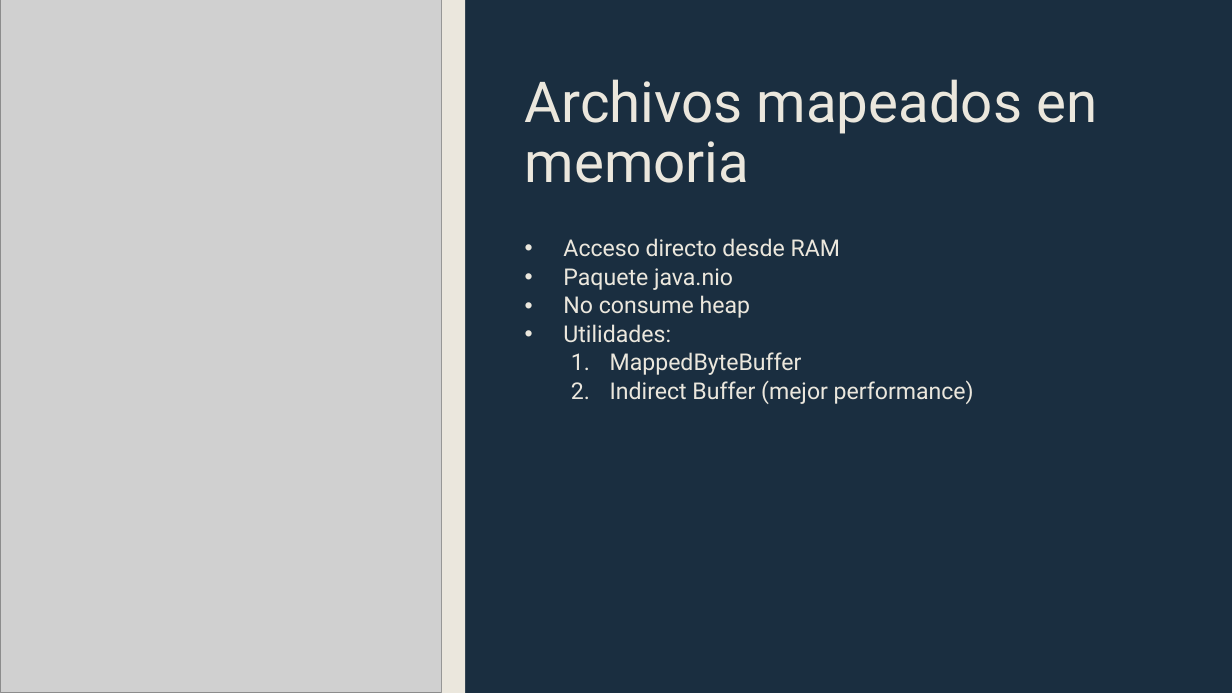
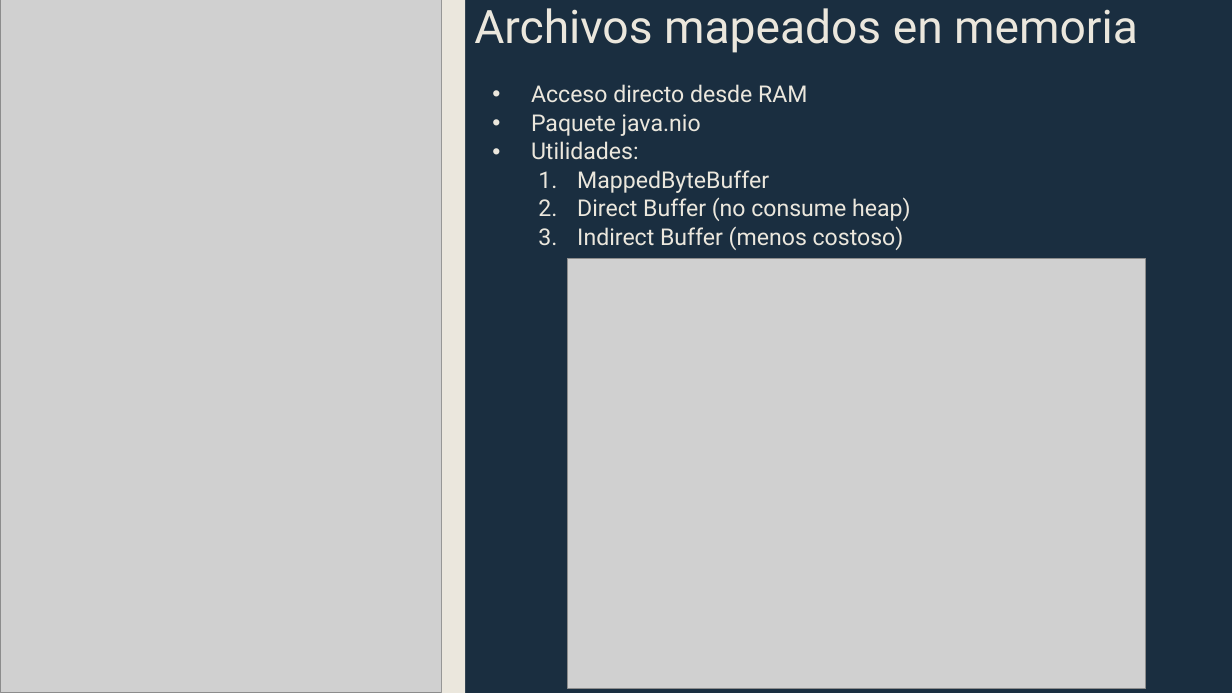
Before and after one commit to dargor94/java-prom-path, a slide deck: slide 6 of src/java-prom-path/io/Java IO.pptx. Drawn at 1232x693 pixels with LibreOffice and Linux fonts; fonts in the diff are those of the drawing; grey boxes stand for pictures. Boxes give left, top, right and bottom in pixels: in the first picture for what was removed or moved away, otherwise in the second. Text is boxed around its words. In the diff, an @@ line names an element or a change of style, - is before the commit and + after.

```diff
--- a/src/java-prom-path/io/Java IO.pptx
+++ b/src/java-prom-path/io/Java IO.pptx
@@ title "Archivos mapeados en memoria": place and size @@
-title "Archivos mapeados en memoria" at (525,79,1097,183)
+title "Archivos mapeados en memoria" at (474,8,1138,53)
@@ title "Archivos mapeados en memoria" at (474,8,1138,53): size 44 to 36 pt @@
@@ text "Acceso directo desde RAM": place and size @@
-text "Acceso directo desde RAM" at (563,238,974,404)
+text "Acceso directo desde RAM" at (531,84,910,250)
@@ text at (577,197,910,250): text changed @@
-      2. Indirect Buffer (mejor performance)
+      2. Direct Buffer (no consume heap)
+      3. Indirect Buffer (menos costoso)
@@ picture added at (567,259,1145,689) @@
@@ text at (563,295,750,318): paragraph removed @@
-• No consume heap
```
Also in this commit, not shown: 1 other slide changed, 1 other file.
